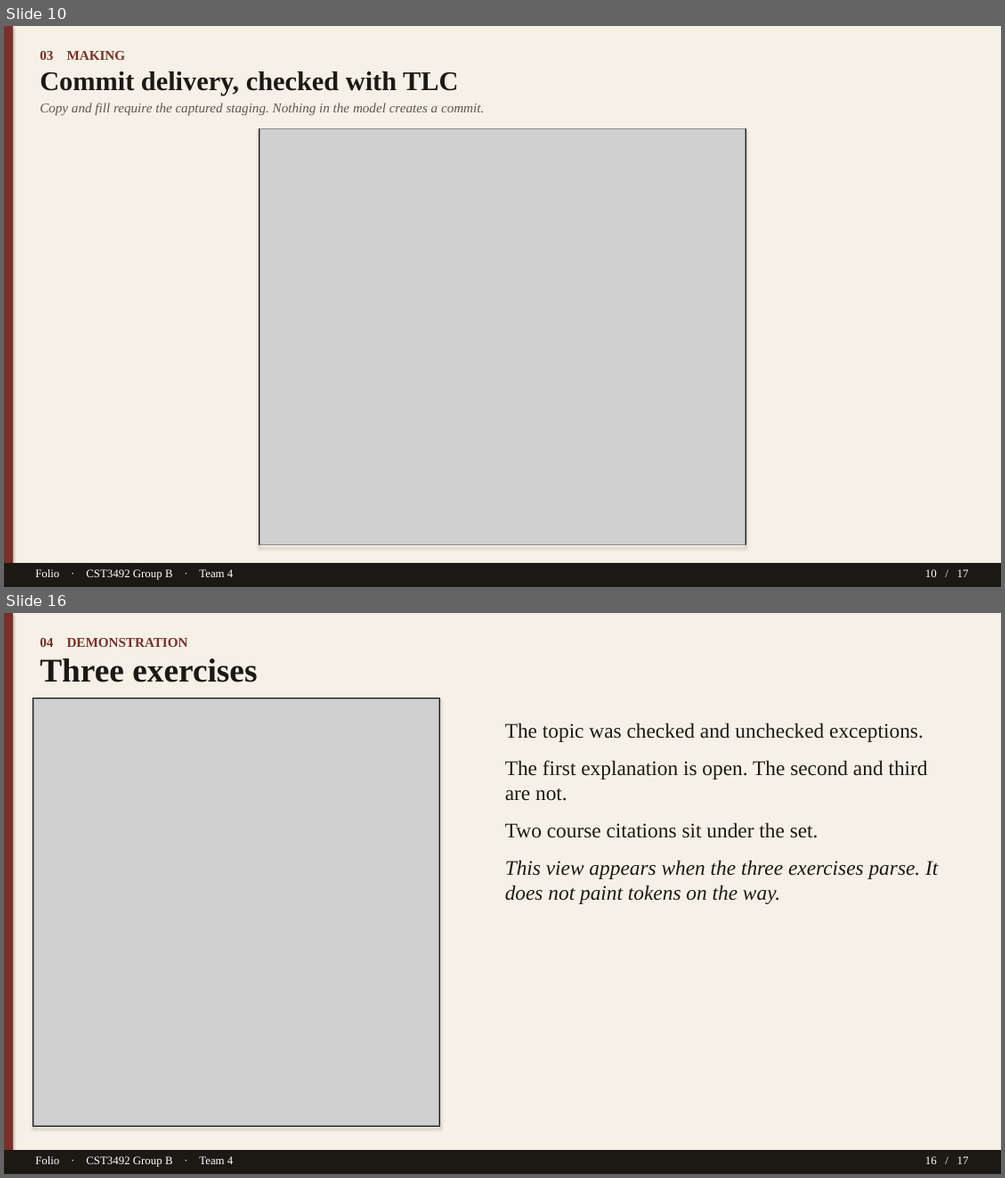
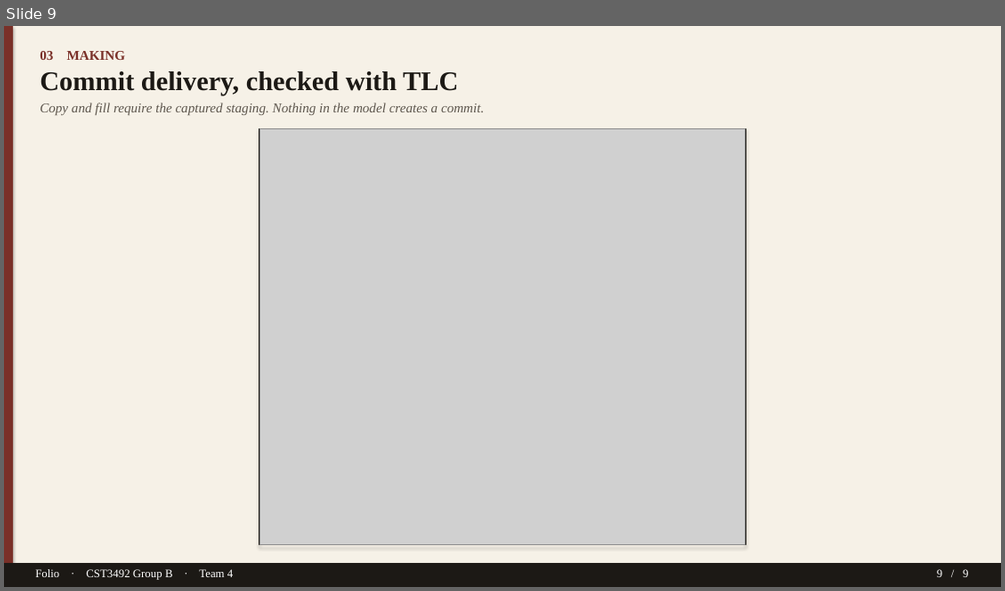
Before and after one commit to TTAWDTT/folio, a slide deck: submission/documents/Folio-GroupB-Team4-Slides.pptx. Shown one above the other, each under a label of ours: slides 10 and 16 before the commit, slide 9 after it; the slides between them are not shown. The pictures are 1005x1178 and 1005x591 pixels, drawn with LibreOffice and Linux fonts; fonts in the diff are those of the drawing; grey boxes stand for pictures. Boxes give left, top, right and bottom in pixels: in the first picture for what was removed or moved away, otherwise in the second. Text is boxed around its words. In the diff, an @@ line names an element or a change of style, - is before the commit and + after.

```diff
--- a/submission/documents/Folio-GroupB-Team4-Slides.pptx
+++ b/submission/documents/Folio-GroupB-Team4-Slides.pptx
@@ slide 16 removed at (4,613,1001,1174), background #FFFFFF @@
@@ rectangle removed at (4,613,1001,1174) @@
@@ rectangle removed at (4,613,13,1174) @@
@@ text removed at (40,638,188,647) @@
-04 DEMONSTRATION
@@ text removed at (40,658,257,682) @@
-Three exercises
@@ rectangle removed at (33,698,439,1126) @@
@@ picture removed at (34,699,439,1126) @@
@@ text removed at (505,722,938,904) @@
-The topic was checked and unchecked exceptions.
-The first explanation is open. The second and third are not.
-Two course citations sit under the set.
-This view appears when the three exercises parse. It does not paint tokens on the way.
@@ rectangle removed at (4,1150,1001,1174) @@
@@ text removed at (35,1156,233,1167) @@
-Folio · CST3492 Group B · Team 4
@@ text removed at (925,1156,969,1164) @@
-16 / 17
@@ what was slide 10 is now slide 9 @@
@@ slide 9 changed as well @@
@@ text at (937,569,968,577): text changed @@
-10 / 17
+9 / 9
```
Also in this commit, not shown: 8 other slides changed, 7 other slides removed, 5 other files.
